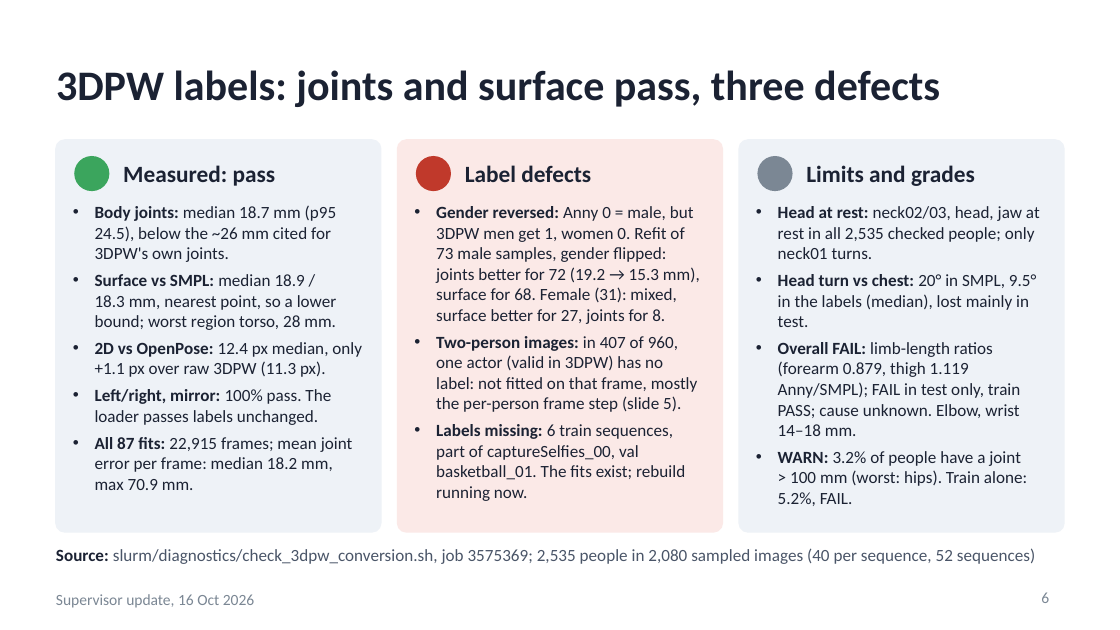
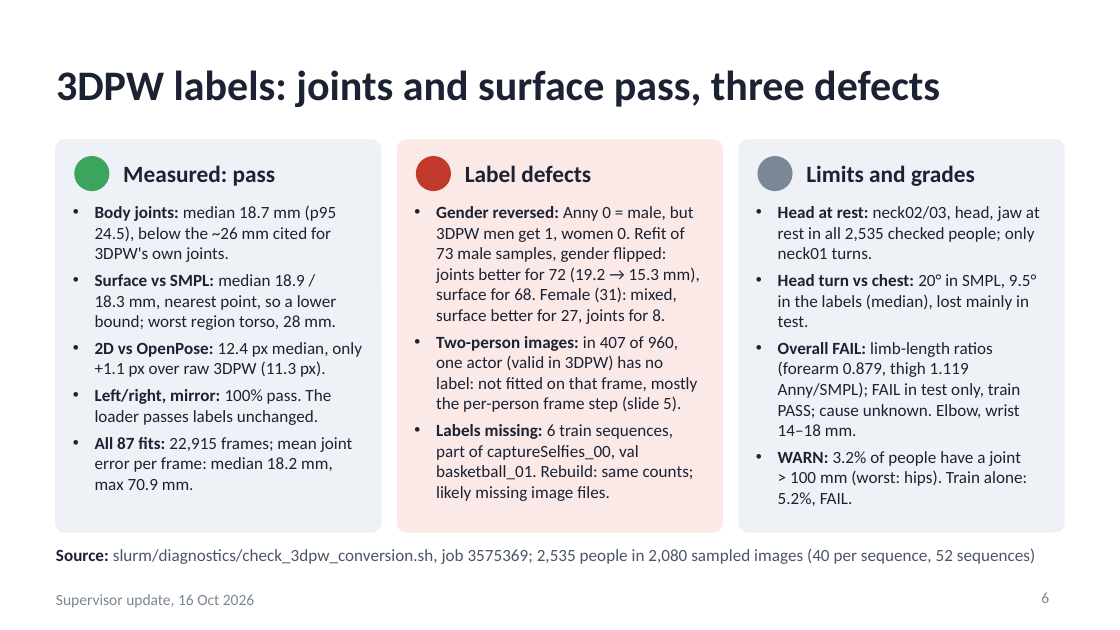
Before and after one commit to saadnajib/Multi-Person-Whole-Body-Human-Mesh-Recovery-in-a-Single-Shot-with-Annyone-dataset-and-3dpw-dataset, a slide deck: slide 6 of docs/supervisor_update_2026-10-16.pptx. Drawn at 1120x630 pixels with LibreOffice and Linux fonts; fonts in the diff are those of the drawing. Boxes give left, top, right and bottom in pixels: in the first picture for what was removed or moved away, otherwise in the second. Text is boxed around its words. In the diff, an @@ line names an element or a change of style, - is before the commit and + after.

```diff
--- a/docs/supervisor_update_2026-10-16.pptx
+++ b/docs/supervisor_update_2026-10-16.pptx
@@ text at [436, 424, 694, 501]: text changed @@
-• Labels missing: 6 train sequences, part of captureSelfies_00, val basketball_01. The fits exist; rebuild running now.
+• Labels missing: 6 train sequences, part of captureSelfies_00, val basketball_01. Rebuild: same counts; likely missing image files.
```
Also in this commit, not shown: 8 other slides changed, 4 other files.
